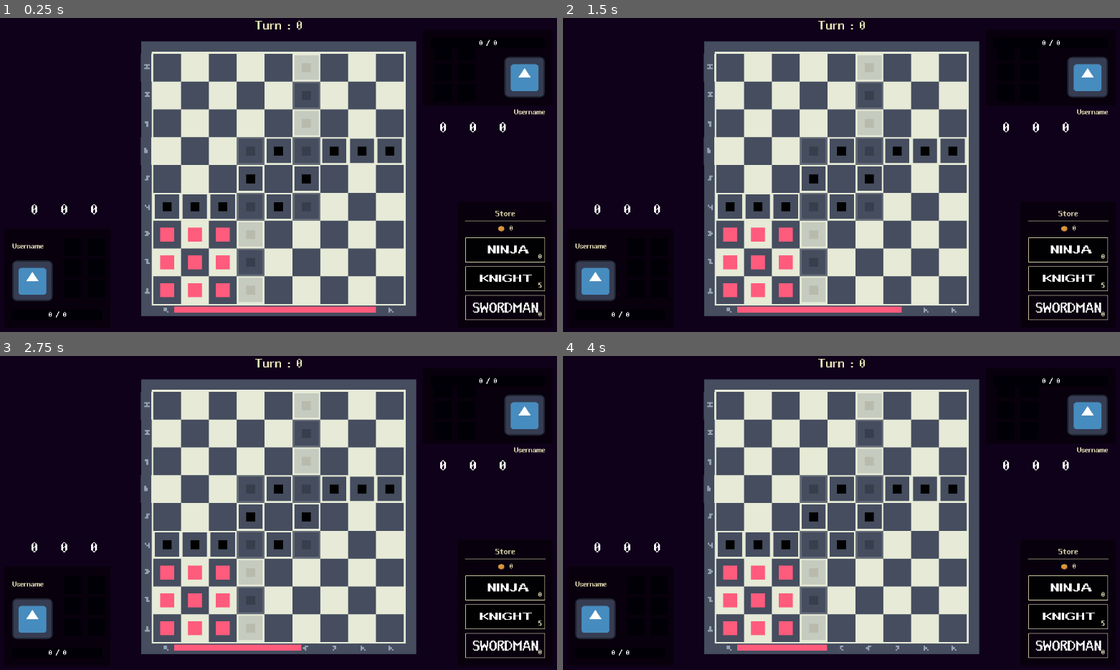
Above: before the commit, frames 1-4 (two rows, left to right).
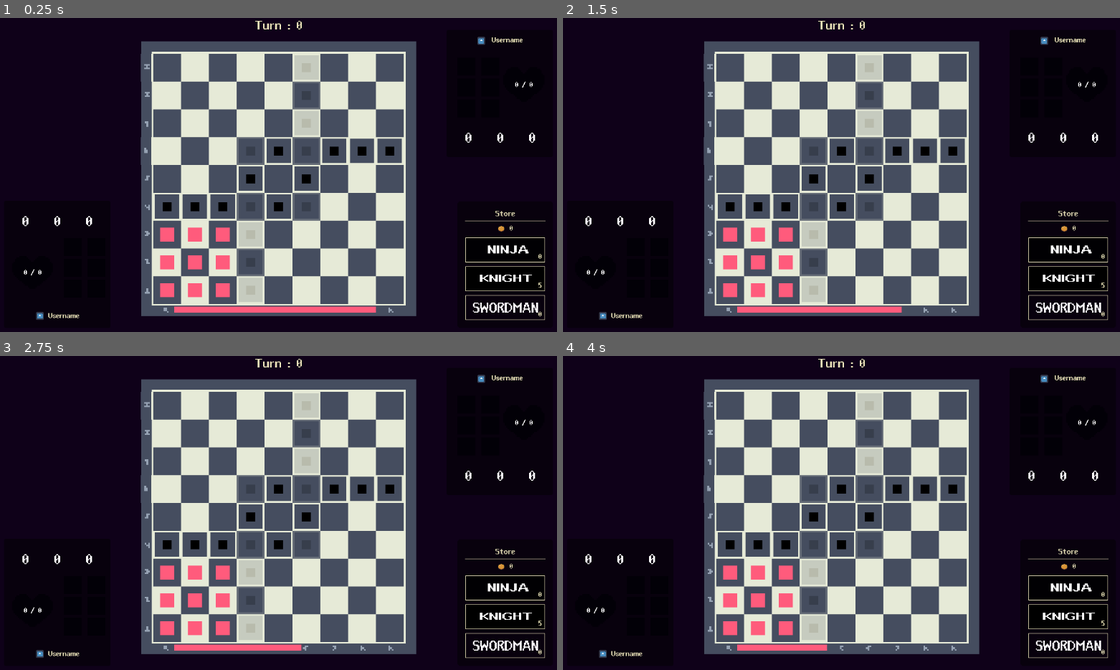
Above: after the commit, the same moments.

Repository: Juanxpeke/GD-FPSJuegos
Game: Godot game, scene res://Core/Maps/shejo_map.tscn
Two runs of this game, one before a commit and one after it. Both use one fixed random seed, a clock stepped at 60 frames per second and the inputs below. This scene is started directly instead of the project's main scene. The engine's default icon, where the game draws it, is replaced by a stand-in: a white triangle on a blue panel in a dark square. Sound files missing from this copy of the repository are replaced by a short silence.
Inputs (mouse positions are in pixels of both pictures, inside the frame that each line leads up to):
- Up to frame 1 (0.25 s): no input
- Up to frame 2 (1.5 s): click (596, 209) at 0.52 s; click "0" at 1.25 s
- Up to frame 3 (2.75 s): click "5" at 2 s
- Up to frame 4 (4 s): click (596, 547) at 2.77 s; click "0" at 3.5 s

The runs differ from the first frame. In frame 1, 2.5% of the frame differs, in the area x 2-98%, y 5-97%; in frame 2, 2.5%; in frame 3, 2.5%; in frame 4, 2.5%.
Error in both runs: Invalid access to property or key 'role' on a base object of type 'Nil'. (res://Core/UI/HUD/PlayerInterface/player_interface.gd:41)

Commit message:
feat: hud stuff

Diff:
--- a/Core/UI/HUD/PlayerInterface/active_skill_button.tscn
+++ b/Core/UI/HUD/PlayerInterface/active_skill_button.tscn
@@ -8,7 +8,7 @@
 shader_parameter/monochrome = false
 
 [node name="ActiveSkillButton" type="Control"]
-custom_minimum_size = Vector2(48, 48)
+custom_minimum_size = Vector2(52, 52)
 layout_mode = 3
 anchors_preset = 0
 script = ExtResource("1_04jr1")
@@ -16,7 +16,7 @@
 [node name="ActiveButton" type="TextureButton" parent="."]
 unique_name_in_owner = true
 material = SubResource("ShaderMaterial_fa1t6")
-custom_minimum_size = Vector2(48, 48)
+custom_minimum_size = Vector2(52, 52)
 layout_mode = 1
 anchors_preset = 15
 anchor_right = 1.0
--- a/Core/UI/HUD/PlayerInterface/active_skills_list.tscn
+++ b/Core/UI/HUD/PlayerInterface/active_skills_list.tscn
@@ -5,8 +5,10 @@
 [ext_resource type="Texture2D" uid="uid://gkfh5d0e7ovy" path="res://Core/UI/HUD/PlayerInterface/empty_skill.png" id="2_4xpd0"]
 
 [node name="ActiveSkillsList" type="HBoxContainer"]
-offset_right = 168.0
-offset_bottom = 48.0
+offset_right = 180.0
+offset_bottom = 52.0
+theme_override_constants/separation = 12
+alignment = 1
 script = ExtResource("1_wjhc0")
 clear_texture = ExtResource("2_4xpd0")
 
--- a/Core/UI/HUD/PlayerInterface/life_bar.tscn
+++ b/Core/UI/HUD/PlayerInterface/life_bar.tscn
@@ -1,15 +1,15 @@
 [gd_scene load_steps=5 format=3 uid="uid://dfj8bj1xfyfmt"]
 
-[ext_resource type="Texture2D" uid="uid://c1yogl73o575b" path="res://Core/UI/HUD/PlayerInterface/life_bar_under.png" id="1_ephgm"]
-[ext_resource type="Texture2D" uid="uid://c7wmtjxrg3qon" path="res://Core/UI/HUD/PlayerInterface/life_bar_progress.png" id="2_bw5d7"]
+[ext_resource type="Texture2D" uid="uid://bg7o4q05q861t" path="res://Core/UI/HUD/PlayerInterface/life_heart_bar_under.png" id="2_vq648"]
 [ext_resource type="Script" path="res://Core/UI/HUD/PlayerInterface/life_bar.gd" id="3_n8vxg"]
+[ext_resource type="Texture2D" uid="uid://buaobi5ywyse3" path="res://Core/UI/HUD/PlayerInterface/life_heart_bar_progress.png" id="3_o8yj7"]
 
 [sub_resource type="StyleBoxFlat" id="StyleBoxFlat_ymp8i"]
 bg_color = Color(0, 0, 0, 0)
 
 [node name="LifeBar" type="PanelContainer"]
-offset_right = 160.0
-offset_bottom = 21.0
+offset_right = 80.0
+offset_bottom = 62.0
 theme_override_styles/panel = SubResource("StyleBoxFlat_ymp8i")
 script = ExtResource("3_n8vxg")
 metadata/_edit_group_ = true
@@ -17,9 +17,10 @@
 [node name="LifeProgressBar" type="TextureProgressBar" parent="."]
 unique_name_in_owner = true
 layout_mode = 2
+fill_mode = 3
 nine_patch_stretch = true
-texture_under = ExtResource("1_ephgm")
-texture_progress = ExtResource("2_bw5d7")
+texture_under = ExtResource("2_vq648")
+texture_progress = ExtResource("3_o8yj7")
 
 [node name="LifeLabel" type="Label" parent="LifeProgressBar"]
 unique_name_in_owner = true
--- a/Core/UI/HUD/hud.tscn
+++ b/Core/UI/HUD/hud.tscn
@@ -23,7 +23,7 @@
 
 [node name="HUD" type="CanvasLayer"]
 script = ExtResource("1_ku5ab")
-metadata/_edit_horizontal_guides_ = [624.0, 648.0, 24.0]
+metadata/_edit_horizontal_guides_ = [624.0, 648.0, 24.0, 264.0]
 metadata/_edit_vertical_guides_ = [24.0, 1128.0, 1112.0, 40.0]
 
 [node name="PlayerInterface" type="Panel" parent="."]
@@ -32,136 +32,145 @@
 anchor_top = 1.0
 anchor_bottom = 1.0
 offset_left = 40.0
-offset_top = -208.0
+offset_top = -264.0
 offset_right = 222.0
 offset_bottom = -40.0
 grow_vertical = 0
+pivot_offset = Vector2(0, 224)
+theme_override_styles/panel = SubResource("StyleBoxFlat_bwhrk")
+script = ExtResource("2_miedf")
+turn_indicator_color = Color(0.345098, 0.811765, 0.521569, 1)
+
+[node name="LifeBar" parent="PlayerInterface" instance=ExtResource("3_pdxq5")]
+layout_mode = 1
+anchors_preset = 2
+anchor_top = 1.0
+anchor_bottom = 1.0
+offset_top = -129.0
+offset_right = 82.0
+offset_bottom = -63.0
+grow_vertical = 0
+
+[node name="PassiveSkillsList" parent="PlayerInterface" instance=ExtResource("4_1iykr")]
+layout_mode = 1
+anchors_preset = 2
+anchor_top = 1.0
+anchor_bottom = 1.0
+offset_left = 98.0
+offset_top = -168.0
+offset_right = 206.0
+offset_bottom = -24.0
+grow_vertical = 0
+pivot_offset = Vector2(0, 96)
+
+[node name="ActiveSkillsList" parent="PlayerInterface" instance=ExtResource("5_q52k7")]
+layout_mode = 0
+
+[node name="RoleIcon" type="TextureRect" parent="PlayerInterface"]
+layout_mode = 1
+anchors_preset = -1
+anchor_top = 1.0
+anchor_bottom = 1.0
+offset_left = 48.0
+offset_top = -16.0
+offset_right = 64.0
+grow_vertical = 0
+pivot_offset = Vector2(0, 16)
+texture = ExtResource("3_m82of")
+expand_mode = 1
+
+[node name="PeerNameLabel" type="Label" parent="PlayerInterface"]
+layout_mode = 1
+anchors_preset = 2
+anchor_top = 1.0
+anchor_bottom = 1.0
+offset_left = 72.0
+offset_top = -19.0
+offset_right = 144.0
+offset_bottom = 2.0
+grow_vertical = 0
+text = "Username"
+vertical_alignment = 2
+
+[node name="EnemyInterface" type="Panel" parent="."]
+unique_name_in_owner = true
+anchors_preset = 1
+anchor_left = 1.0
+anchor_right = 1.0
+offset_left = -222.0
+offset_top = 40.0
+offset_right = -40.0
+offset_bottom = 264.0
+grow_horizontal = 0
 pivot_offset = Vector2(0, 120)
 theme_override_styles/panel = SubResource("StyleBoxFlat_bwhrk")
 script = ExtResource("2_miedf")
 turn_indicator_color = Color(0.345098, 0.811765, 0.521569, 1)
 
-[node name="LifeBar" parent="PlayerInterface" instance=ExtResource("3_pdxq5")]
-layout_mode = 1
-anchors_preset = 2
-anchor_top = 1.0
-anchor_bottom = 1.0
-offset_top = -21.0
-offset_right = 182.0
-offset_bottom = 0.0
-grow_vertical = 0
-
-[node name="PassiveSkillsList" parent="PlayerInterface" instance=ExtResource("4_1iykr")]
-layout_mode = 1
-anchors_preset = 2
+[node name="LifeBar" parent="EnemyInterface" instance=ExtResource("3_pdxq5")]
+layout_mode = 1
+anchors_preset = -1
 anchor_top = 1.0
 anchor_bottom = 1.0
 offset_left = 98.0
-offset_top = -168.0
-offset_right = 206.0
-offset_bottom = -24.0
+offset_top = -165.0
+offset_right = 181.0
+offset_bottom = -95.0
+grow_vertical = 0
+pivot_offset = Vector2(0, 21)
+
+[node name="PassiveSkillsList" parent="EnemyInterface" instance=ExtResource("4_1iykr")]
+layout_mode = 1
+anchors_preset = -1
+anchor_top = 1.0
+anchor_bottom = 1.0
+offset_top = -187.0
+offset_right = 104.0
+offset_bottom = -43.0
 grow_vertical = 0
 pivot_offset = Vector2(0, 96)
 
-[node name="ActiveSkillsList" parent="PlayerInterface" instance=ExtResource("5_q52k7")]
-layout_mode = 1
-offset_left = 20.0
-offset_top = -77.64
-offset_right = 188.0
-offset_bottom = -29.64
-
-[node name="RoleIcon" type="TextureRect" parent="PlayerInterface"]
-layout_mode = 1
-anchors_preset = 2
-anchor_top = 1.0
-anchor_bottom = 1.0
-offset_top = -120.0
-offset_right = 82.0
-offset_bottom = -38.0
-grow_vertical = 0
-pivot_offset = Vector2(0, 82)
+[node name="ActiveSkillsList" parent="EnemyInterface" instance=ExtResource("5_q52k7")]
+layout_mode = 1
+anchors_preset = 5
+anchor_left = 0.5
+anchor_right = 0.5
+offset_left = -88.0
+offset_top = 176.0
+offset_right = 88.0
+offset_bottom = 224.0
+grow_horizontal = 2
+
+[node name="RoleIcon" type="TextureRect" parent="EnemyInterface"]
+layout_mode = 1
+anchors_preset = -1
+anchor_left = 1.0
+anchor_right = 1.0
+offset_left = -136.0
+offset_top = -2.0
+offset_right = -120.0
+offset_bottom = 14.0
+grow_horizontal = 0
+pivot_offset = Vector2(12, 0)
 texture = ExtResource("3_m82of")
 expand_mode = 1
 
-[node name="PeerNameLabel" type="Label" parent="PlayerInterface"]
-layout_mode = 1
-anchors_preset = 2
-anchor_top = 1.0
-anchor_bottom = 1.0
-offset_top = -159.0
-offset_right = 153.0
-offset_bottom = -138.0
-grow_vertical = 0
+[node name="PeerNameLabel" type="Label" parent="EnemyInterface"]
+layout_mode = 1
+anchors_preset = 1
+anchor_left = 1.0
+anchor_right = 1.0
+offset_left = -108.0
+offset_top = -3.0
+offset_right = -45.0
+offset_bottom = 21.0
+grow_horizontal = 0
 text = "Username"
-vertical_alignment = 2
-
-[node name="EnemyInterface" type="Panel" parent="."]
-unique_name_in_owner = true
-anchors_preset = 1
-anchor_left = 1.0
-anchor_right = 1.0
-offset_left = -270.0
-offset_top = 40.0
-offset_right = -40.0
-offset_bottom = 160.0
-grow_horizontal = 0
-pivot_offset = Vector2(0, 120)
-theme_override_styles/panel = SubResource("StyleBoxFlat_bwhrk")
-script = ExtResource("2_miedf")
-turn_indicator_color = Color(0.345098, 0.811765, 0.521569, 1)
-
-[node name="LifeBar" parent="EnemyInterface" instance=ExtResource("3_pdxq5")]
-layout_mode = 1
-anchors_preset = -1
-anchor_top = 1.0
-anchor_bottom = 1.0
-offset_top = -120.0
-offset_right = 230.0
-offset_bottom = -99.0
-grow_vertical = 0
-pivot_offset = Vector2(0, 21)
-
-[node name="PassiveSkillsList" parent="EnemyInterface" instance=ExtResource("4_1iykr")]
-layout_mode = 1
-anchors_preset = -1
-anchor_top = 1.0
-anchor_bottom = 1.0
-offset_top = -84.0
-offset_right = 230.0
-offset_bottom = 12.0
-grow_vertical = 0
-pivot_offset = Vector2(0, 96)
-
-[node name="ActiveSkillsList" parent="EnemyInterface" instance=ExtResource("5_q52k7")]
+
+[node name="HBoxContainer" type="HBoxContainer" parent="EnemyInterface"]
 layout_mode = 0
-offset_top = 157.0
-offset_bottom = 205.0
-
-[node name="RoleIcon" type="TextureRect" parent="EnemyInterface"]
-layout_mode = 1
-anchors_preset = -1
-anchor_top = 1.0
-anchor_bottom = 1.0
-offset_left = 148.0
-offset_top = -82.0
-offset_right = 230.0
-grow_vertical = 0
-pivot_offset = Vector2(0, 82)
-texture = ExtResource("3_m82of")
-expand_mode = 1
-
-[node name="PeerNameLabel" type="Label" parent="EnemyInterface"]
-layout_mode = 1
-anchors_preset = 2
-anchor_top = 1.0
-anchor_bottom = 1.0
-offset_left = 77.0
-offset_top = 22.0
-offset_right = 230.0
-offset_bottom = 43.0
-grow_vertical = 0
-text = "Username"
-horizontal_alignment = 2
+offset_right = 40.0
+offset_bottom = 40.0
 
 [node name="Store" parent="." instance=ExtResource("1_xp5ni")]
 unique_name_in_owner = true
Binary file added: Core/UI/HUD/PlayerInterface/life_heart_bar_progress.png
Not shown, added: Core/UI/HUD/PlayerInterface/life_heart_bar_progress.png.import
Binary file added: Core/UI/HUD/PlayerInterface/life_heart_bar_under.png
Not shown, added: Core/UI/HUD/PlayerInterface/life_heart_bar_under.png.import
